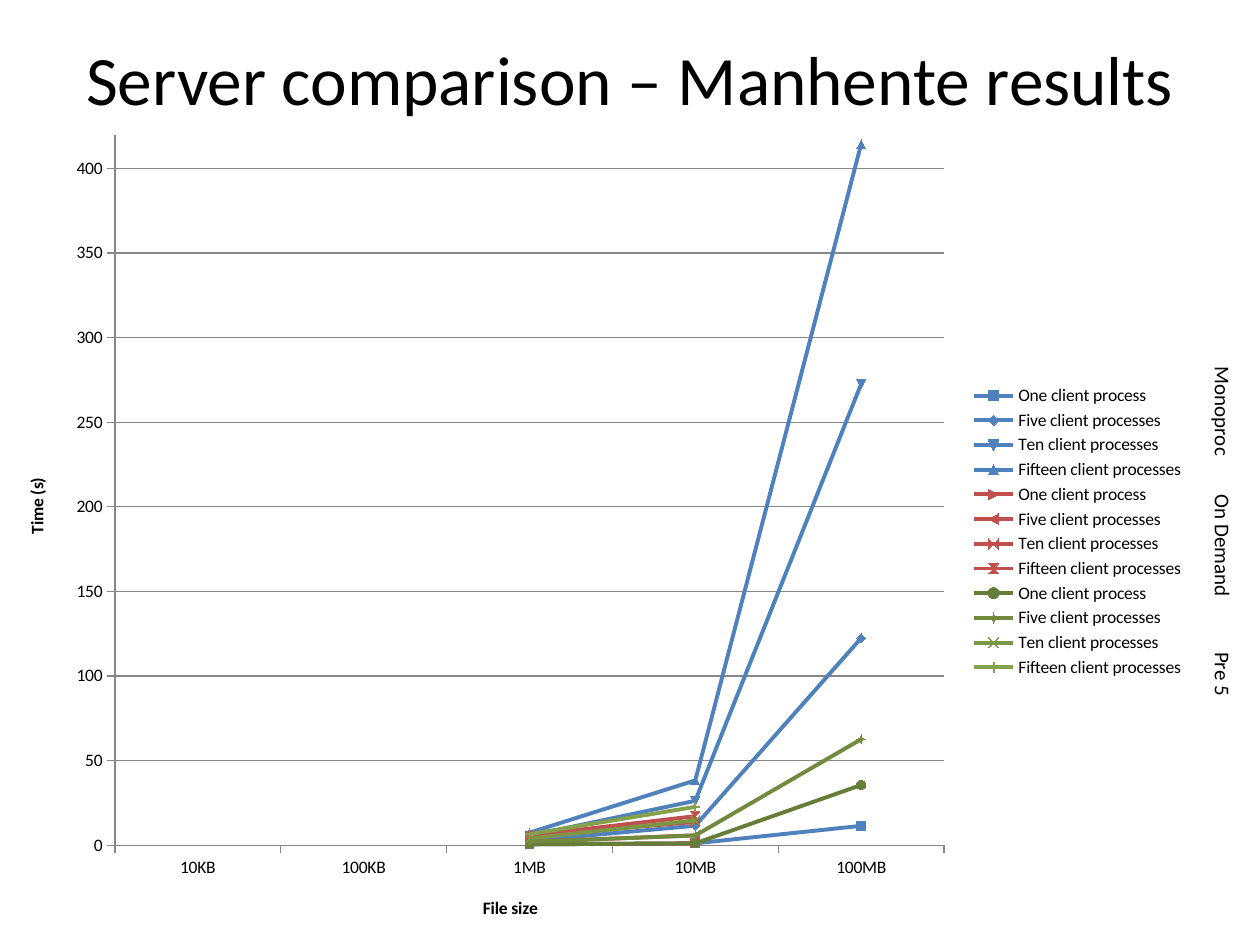
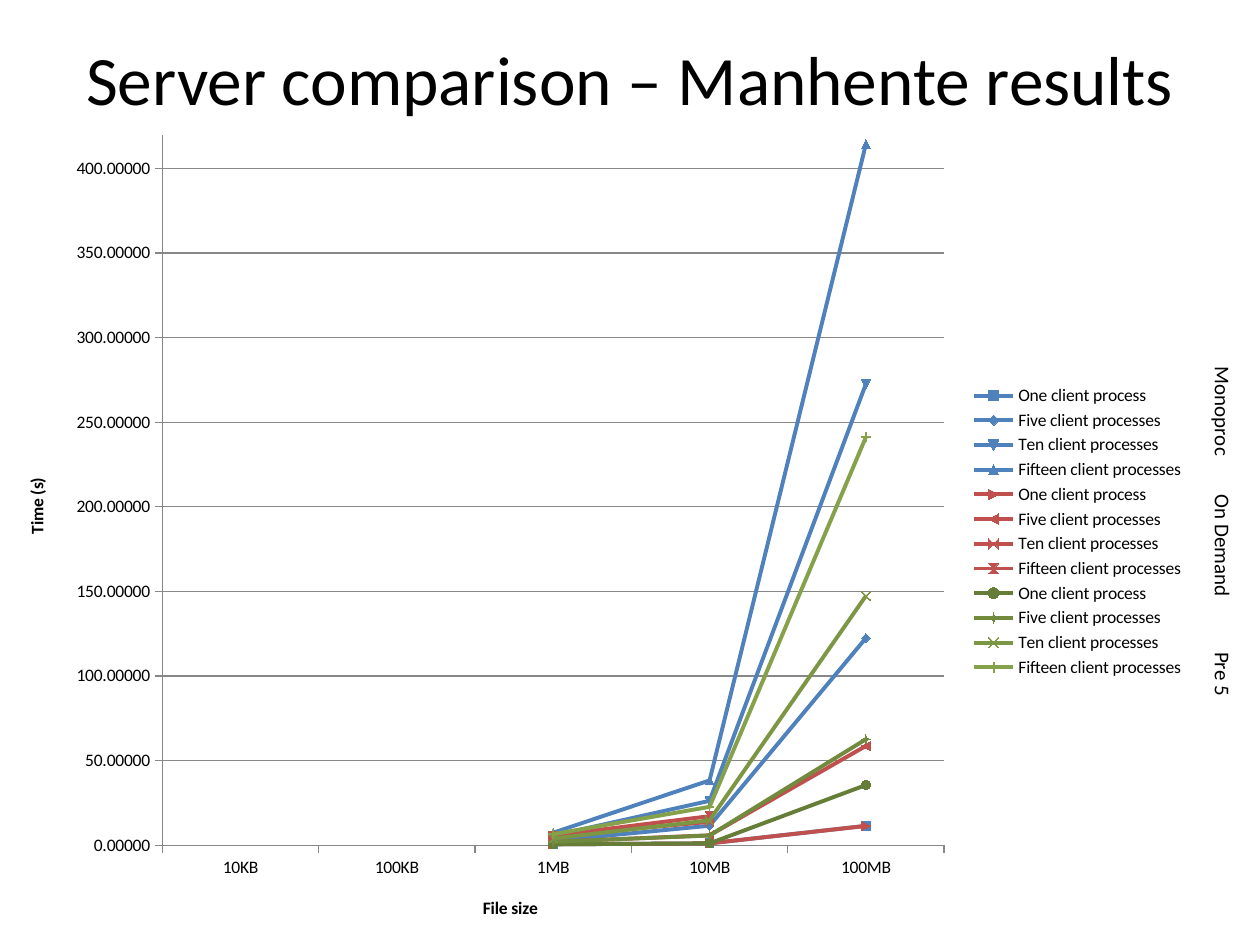
Before and after one commit to moret/puc-sd-trab1-marques-moret, a slide deck: slide 3 of comparisons.pptm. Drawn at 1260x945 pixels with LibreOffice and Linux fonts; fonts in the diff are those of the drawing. Boxes give left, top, right and bottom in pixels: in the first picture for what was removed or moved away, otherwise in the second. Text is boxed around its words. In the diff, an @@ line names an element or a change of style, - is before the commit and + after.

```diff
--- a/comparisons.pptm
+++ b/comparisons.pptm
@@ line chart at <box>0,118,1197,945</box> @@
@@ Ten client processes, 100MB: - to 150 @@
@@ Fifteen client processes, 100MB: - to 240 @@
@@ One client process, 100MB: - to 10 @@
@@ Five client processes, 100MB: - to 60 @@
@@ value axis changed @@
```
Also in this commit, not shown: 2 other slides changed, 5 other files.
